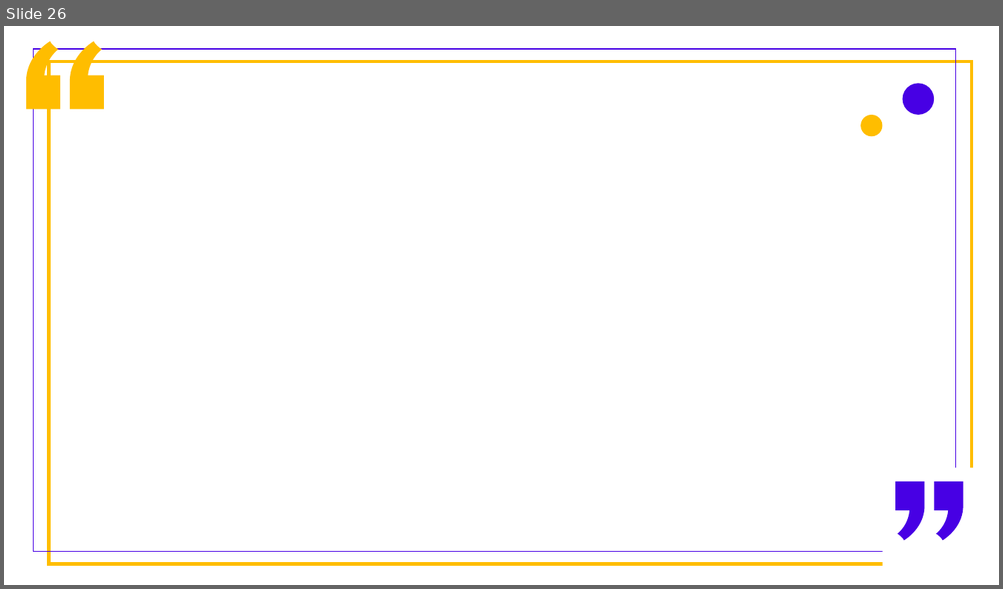
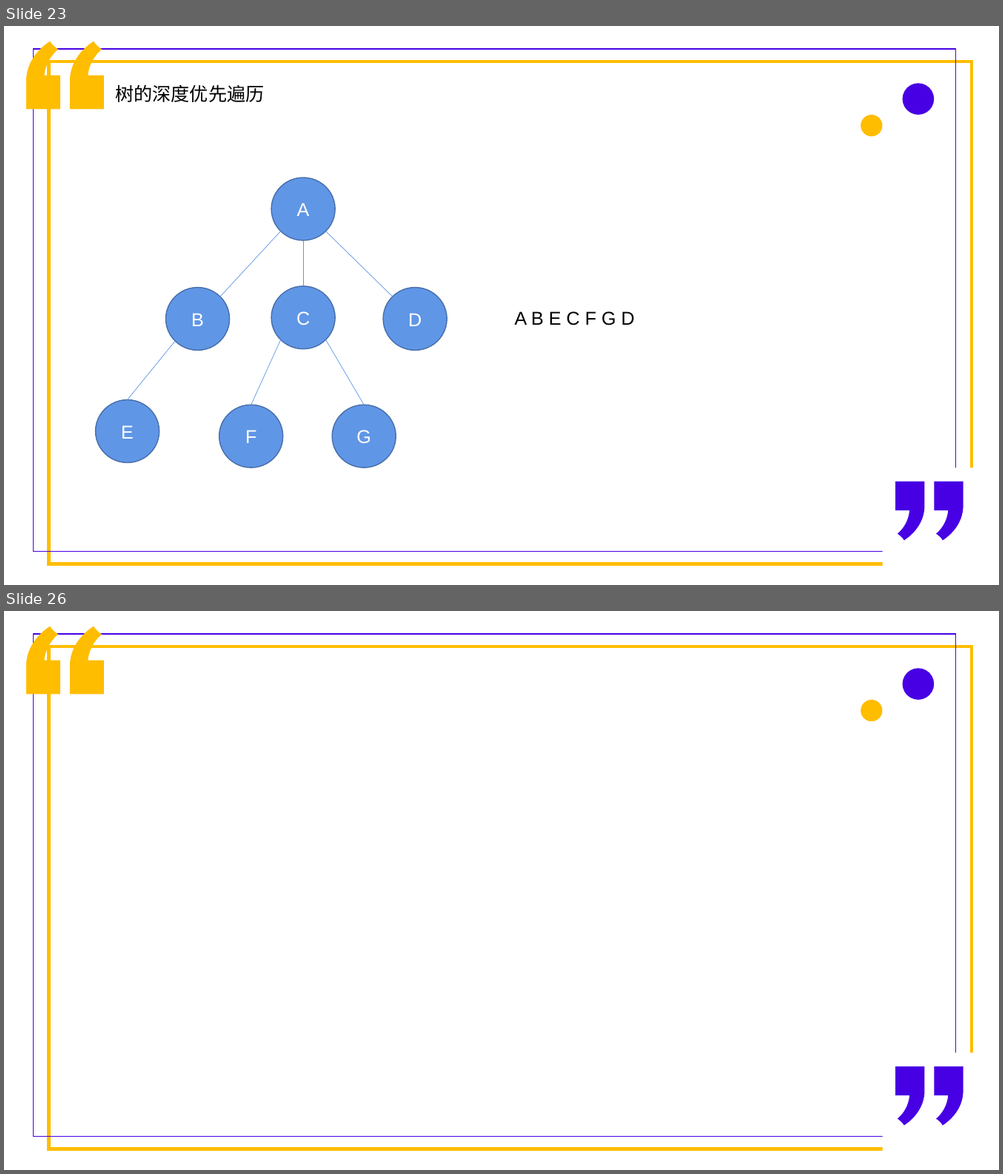
Before and after one commit to PhilRandWu/Algorithm_web, a slide deck: 算法练习思路整理.pptx. Shown one above the other, each under a label of ours: slide 26 before the commit, slides 23 and 26 after it; the slides between them are not shown. The pictures are 1003x589 and 1003x1174 pixels, drawn with LibreOffice and Linux fonts; fonts in the diff are those of the drawing. Boxes give left, top, right and bottom in pixels: in the first picture for what was removed or moved away, otherwise in the second. Text is boxed around its words. In the diff, an @@ line names an element or a change of style, - is before the commit and + after.

Commit message:
图的深度优先搜索

```diff
--- a/算法练习思路整理.pptx
+++ b/算法练习思路整理.pptx
@@ slide 23 added at bbox=[4, 26, 999, 585], background #FFFFFF @@
@@ freeform shape added at bbox=[27, 42, 60, 109], fill #FFBD00, outline #FFBD00 1 pt @@
@@ freeform shape added at bbox=[71, 42, 103, 109], fill #FFBD00, outline #FFBD00 1 pt @@
@@ rectangle added at bbox=[33, 49, 956, 552], outline #4700E4 1 pt @@
@@ rectangle added at bbox=[48, 62, 972, 565], outline #FFBD00 3.25 pt @@
@@ text added at bbox=[115, 84, 264, 102], 18 pt, text #000000 @@
+树的深度优先遍历
@@ ellipse added at bbox=[902, 84, 933, 115], fill #4700E4 @@
@@ ellipse added at bbox=[860, 115, 882, 136], fill #FFBD00 @@
@@ ellipse added at bbox=[271, 178, 335, 240], fill #6096E6, outline #476FAA 1 pt, 18 pt, text #FFFFFF @@
+A
@@ line added from (281, 231) to (220, 297), #6096E6 0.5 pt @@
@@ line added from (303, 241) to (303, 286), #6096E6 0.5 pt @@
@@ line added from (326, 231) to (392, 297), #6096E6 0.5 pt @@
@@ ellipse added at bbox=[166, 288, 229, 351], fill #6096E6, outline #476FAA 1 pt, 18 pt, text #FFFFFF @@
+B
@@ ellipse added at bbox=[271, 286, 335, 349], fill #6096E6, outline #476FAA 1 pt, 18 pt, text #FFFFFF @@
+C
@@ ellipse added at bbox=[383, 288, 447, 351], fill #6096E6, outline #476FAA 1 pt, 18 pt, text #FFFFFF @@
+D
@@ text added at bbox=[515, 312, 634, 326], 18 pt, text #000000 @@
+A B E C F G D
@@ line added from (175, 341) to (127, 400), #6096E6 0.5 pt @@
@@ line added from (281, 340) to (251, 405), #6096E6 0.5 pt @@
@@ line added from (364, 405) to (326, 340), #6096E6 0.5 pt @@
@@ ellipse added at bbox=[96, 400, 159, 463], fill #6096E6, outline #476FAA 1 pt, 18 pt, text #FFFFFF @@
+E
@@ ellipse added at bbox=[219, 405, 282, 468], fill #6096E6, outline #476FAA 1 pt, 18 pt, text #FFFFFF @@
+F
@@ ellipse added at bbox=[333, 405, 395, 468], fill #6096E6, outline #476FAA 1 pt, 18 pt, text #FFFFFF @@
+G
@@ rectangle added at bbox=[882, 469, 982, 577], fill #FFFFFF @@
@@ freeform shape added at bbox=[896, 482, 925, 541], fill #4700E4 @@
@@ freeform shape added at bbox=[933, 482, 963, 541], fill #4700E4 @@
```
Also in this commit, not shown: 2 slides changed, 2 other slides added, 3 slides removed, 2 other files.
